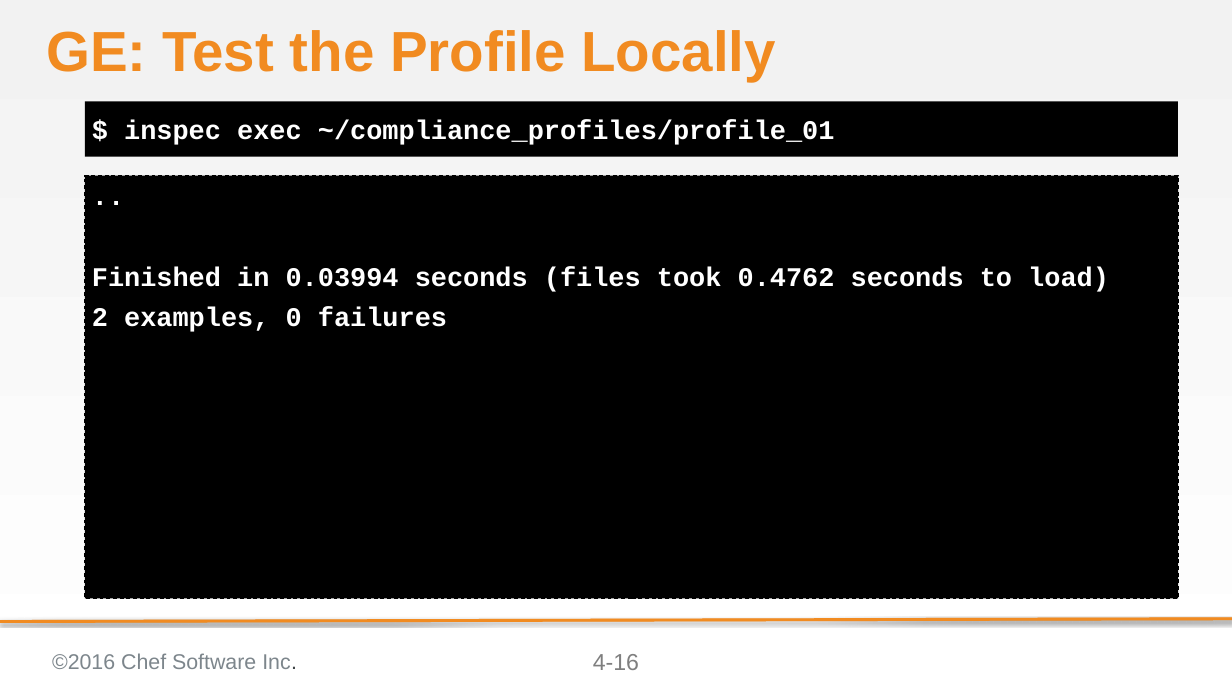
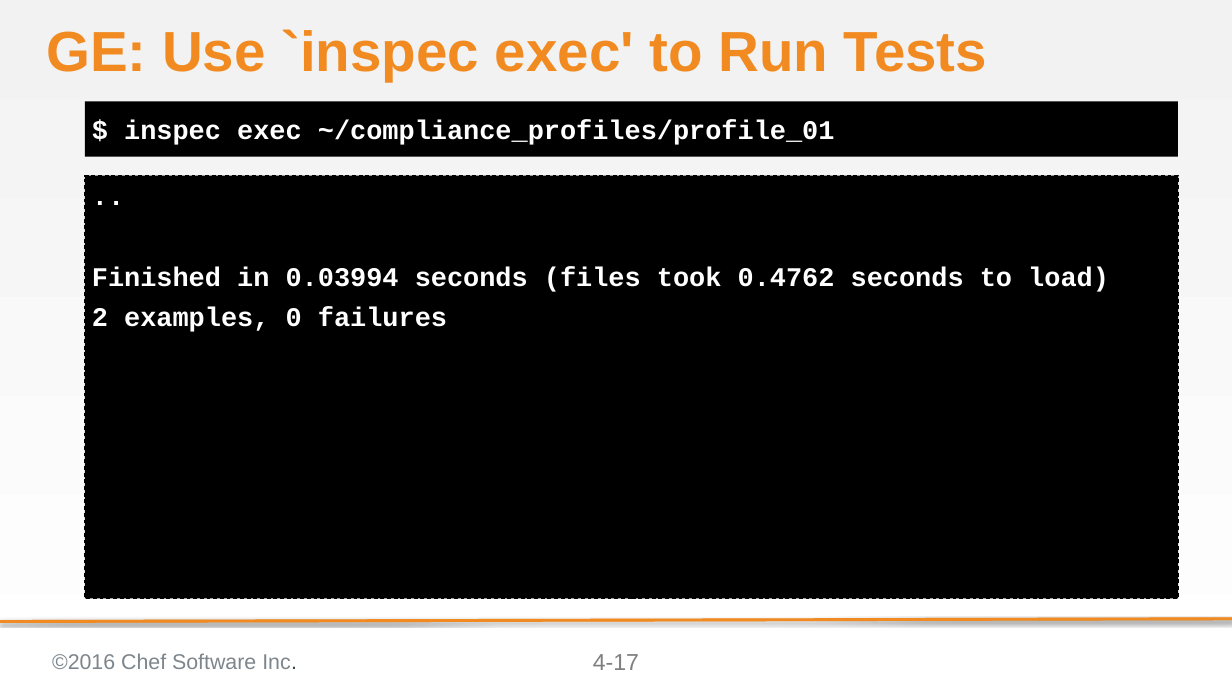
Before and after one commit to bchamby/chef-compliance-installation-configuration-operation, a slide deck: slide 17 of 04-creating-custom-profiles.pptx (slide 16 before the commit). Drawn at 1232x693 pixels with LibreOffice and Linux fonts; fonts in the diff are those of the drawing; background and template pictures are left out. Boxes give left, top, right and bottom in pixels: in the first picture for what was removed or moved away, otherwise in the second. Text is boxed around its words. In the diff, an @@ line names an element or a change of style, - is before the commit and + after.

```diff
--- a/04-creating-custom-profiles.pptx
+++ b/04-creating-custom-profiles.pptx
@@ title at [46,29,987,82]: text changed @@
-GE: Test the Profile Locally
+GE: Use `inspec exec' to Run Tests
@@ page number at [593,654,639,670]: text changed @@
-4-16
+4-17
```
Also in this commit, not shown: 3 other slides changed, 2 slides added.
